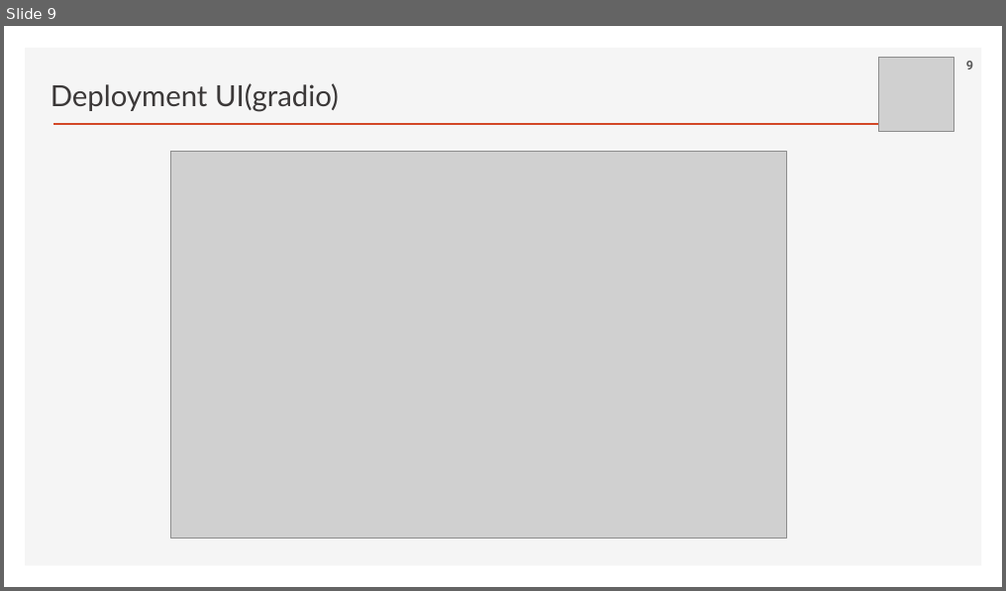
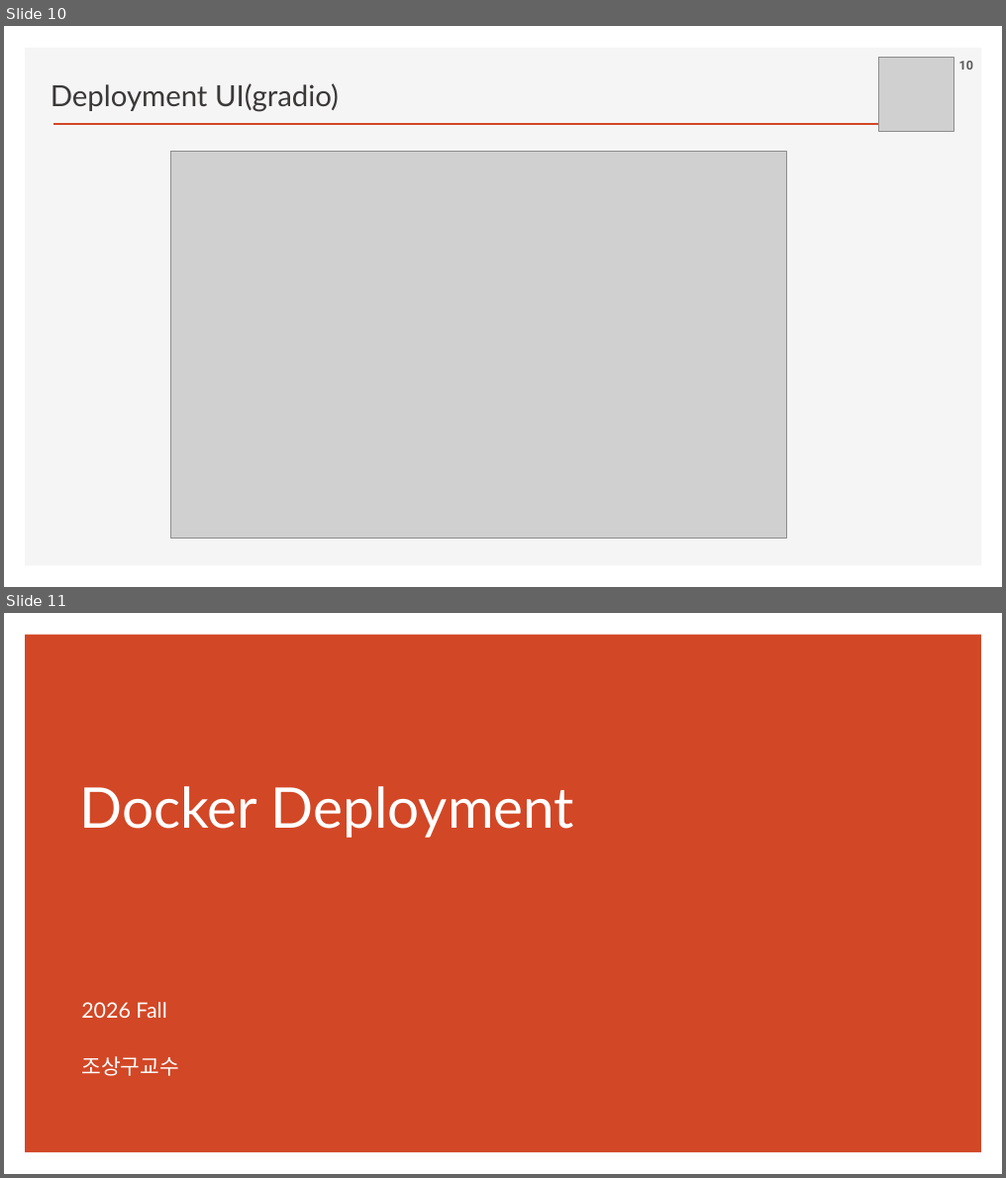
Before and after one commit to ancestor9/2026_Fall_Learning-Langchain-AI-Agent, a slide deck: PPTs/00_App Deployment.pptx. Shown one above the other, each under a label of ours: slide 9 before the commit, slides 10 and 11 after it. The pictures are 1006x591 and 1006x1178 pixels, drawn with LibreOffice and Linux fonts; fonts in the diff are those of the drawing; grey boxes stand for pictures; background and template pictures are left out. Boxes give left, top, right and bottom in pixels: in the first picture for what was removed or moved away, otherwise in the second. Text is boxed around its words. In the diff, an @@ line names an element or a change of style, - is before the commit and + after.

```diff
--- a/PPTs/00_App Deployment.pptx
+++ b/PPTs/00_App Deployment.pptx
@@ slide 11 added at [4, 613, 1002, 1174], background #FFFFFF @@
@@ rectangle added at [25, 635, 982, 1154], fill #D24726 @@
@@ title added at [80, 786, 574, 838], 54 pt, text #FFFFFF @@
+Docker Deployment
@@ text added at [81, 1002, 179, 1076], 20.4 pt, text #FFFFFF @@
+2026 Fall
+조상구교수
@@ what was slide 9 is now slide 10 @@
@@ page number at [959, 61, 973, 70]: text changed @@
-9
+10
```
Also in this commit, not shown: 1 slide changed, 7 other slides added, 1 other file.
